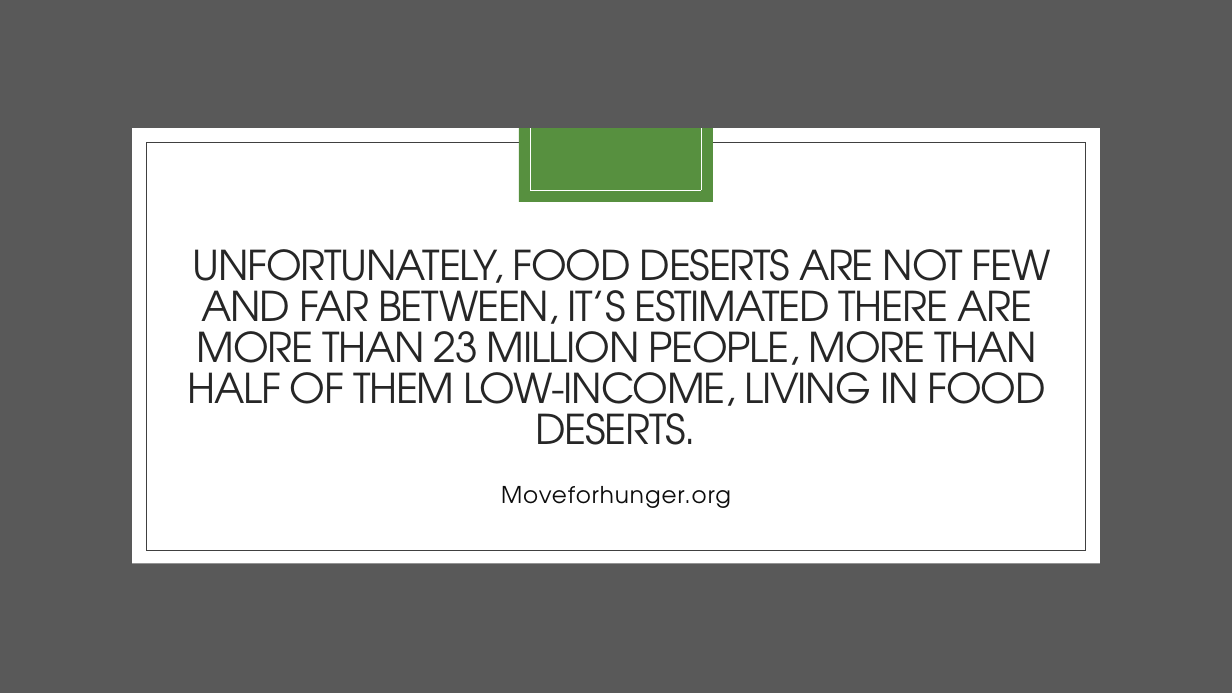
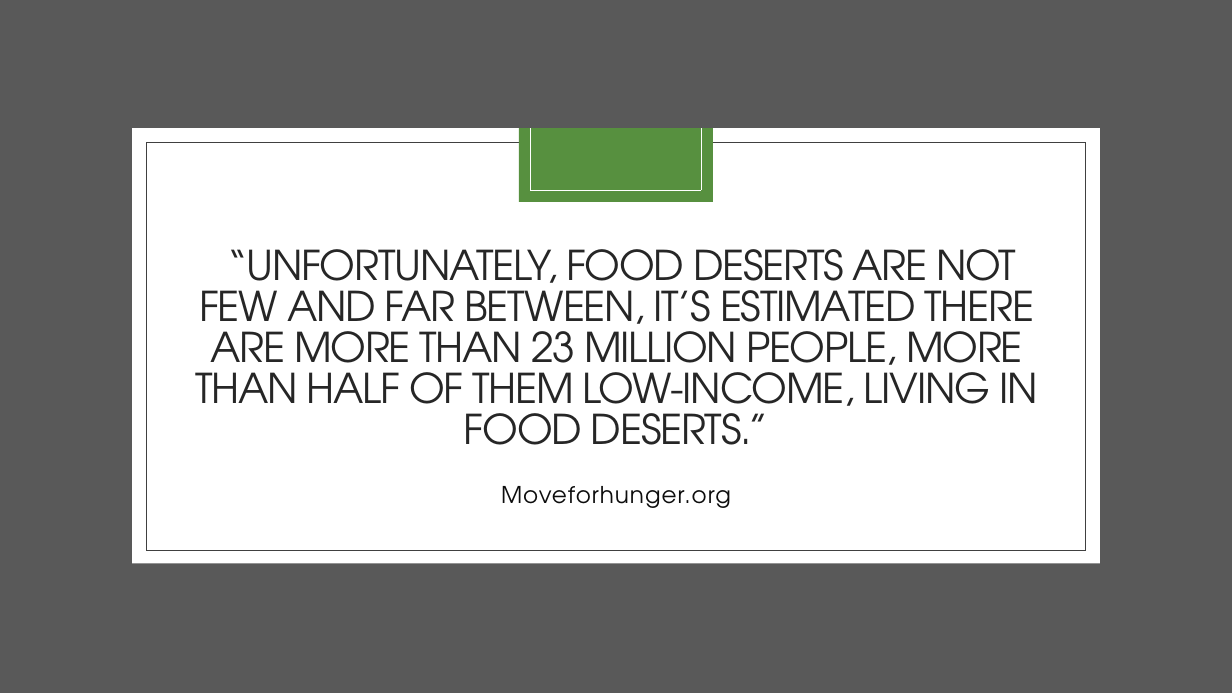
Before and after one commit to marybellavia/project-one, a slide deck: slide 2 of Urban Food Deserts.pptx (slide 3 before the commit). Drawn at 1232x693 pixels with LibreOffice and Linux fonts; fonts in the diff are those of the drawing. Boxes give left, top, right and bottom in pixels: in the first picture for what was removed or moved away, otherwise in the second. Text is boxed around its words. In the diff, an @@ line names an element or a change of style, - is before the commit and + after.

```diff
--- a/Urban Food Deserts.pptx
+++ b/Urban Food Deserts.pptx
@@ title at (195,249,1037,445): text changed @@
-UNFORTUNATELY, FOOD DESERTS ARE NOT FEW AND FAR BETWEEN, IT’S ESTIMATED THERE ARE MORE THAN 23 MILLION PEOPLE, MORE THAN HALF OF THEM LOW-INCOME, LIVING IN FOOD DESERTS.
+“UNFORTUNATELY, FOOD DESERTS ARE NOT FEW AND FAR BETWEEN, IT’S ESTIMATED THERE ARE MORE THAN 23 MILLION PEOPLE, MORE THAN HALF OF THEM LOW-INCOME, LIVING IN FOOD DESERTS.”
```
Also in this commit, not shown: 9 other slides changed, 5 slides added, 7 slides removed, 6 other files.
